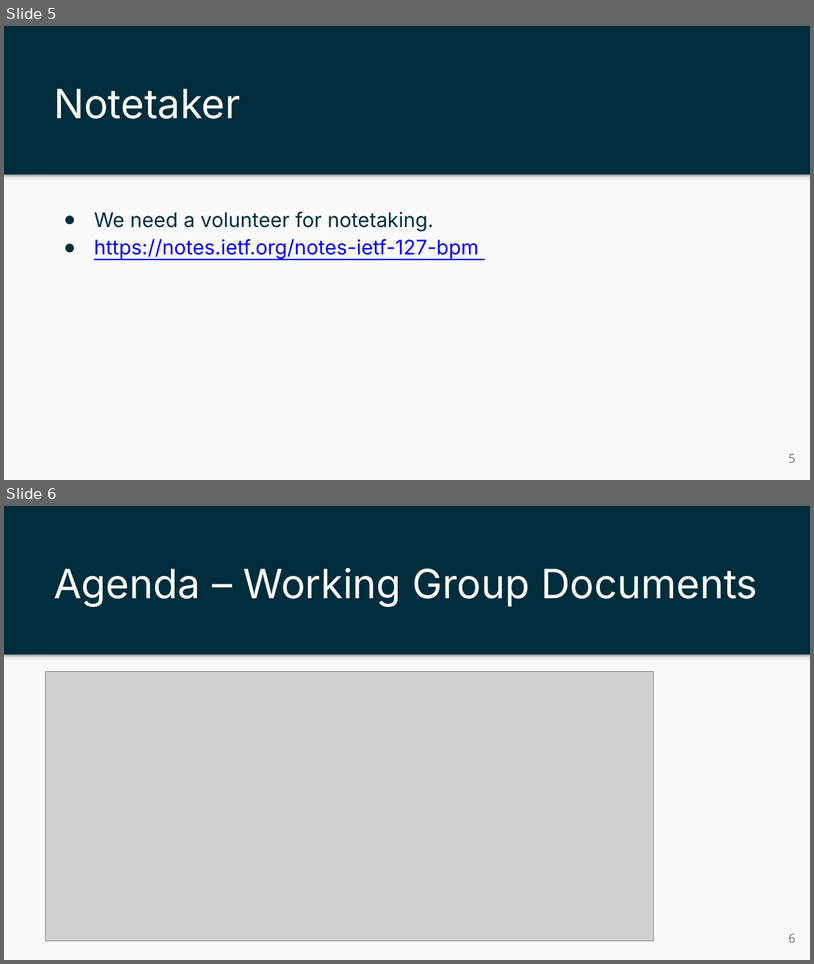
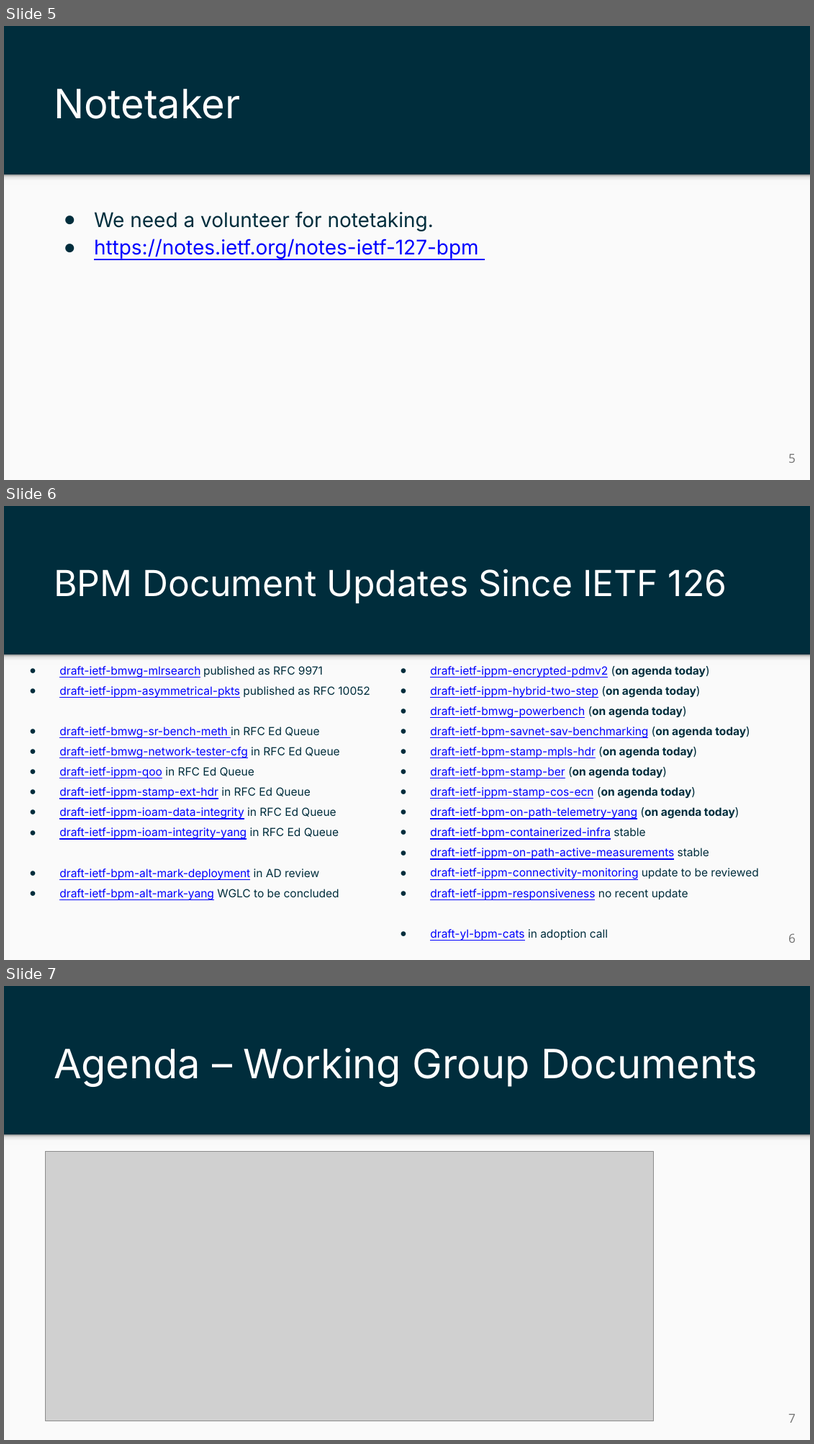
Before and after one commit to ietf-bpm-wg/meeting-materials, a slide deck: ietf127-SanFrancisco/slides/chair-slides-bpm1.pptx. Shown one above the other, each under a label of ours: slides 5 and 6 before the commit, slides 5, 6 and 7 after it. The pictures are 814x964 and 814x1444 pixels, drawn with LibreOffice and Linux fonts; fonts in the diff are those of the drawing; grey boxes stand for pictures. Boxes give left, top, right and bottom in pixels: in the first picture for what was removed or moved away, otherwise in the second. Text is boxed around its words. In the diff, an @@ line names an element or a change of style, - is before the commit and + after.

```diff
--- a/ietf127-SanFrancisco/slides/chair-slides-bpm1.pptx
+++ b/ietf127-SanFrancisco/slides/chair-slides-bpm1.pptx
@@ slide 6 added at <box>4,506,810,960</box>, background #002D3C; not listed: 2 template elements that a slide beside it also shows @@
@@ title added at <box>54,569,727,603</box>, 32 pt, text #FFFFFF @@
+BPM Document Updates Since IETF 126
@@ text added at <box>59,666,370,900</box>, 10 pt, text #0000FF, underline @@
+● draft-ietf-bmwg-mlrsearch published as RFC 9971
+● draft-ietf-ippm-asymmetrical-pkts published as RFC 10052
+● draft-ietf-bmwg-sr-bench-meth in RFC Ed Queue
+● draft-ietf-bmwg-network-tester-cfg in RFC Ed Queue
+● draft-ietf-ippm-qoo in RFC Ed Queue
+● draft-ietf-ippm-stamp-ext-hdr in RFC Ed Queue
+● draft-ietf-ippm-ioam-data-integrity in RFC Ed Queue
+● draft-ietf-ippm-ioam-integrity-yang in RFC Ed Queue
+● draft-ietf-bpm-alt-mark-deployment in AD review
+● draft-ietf-bpm-alt-mark-yang WGLC to be concluded
@@ text added at <box>430,666,759,940</box>, 10 pt, text #0000FF, underline @@
+● draft-ietf-ippm-encrypted-pdmv2 (on agenda today)
+● draft-ietf-ippm-hybrid-two-step (on agenda today)
+● draft-ietf-bmwg-powerbench (on agenda today)
+● draft-ietf-bpm-savnet-sav-benchmarking (on agenda today)
+● draft-ietf-bpm-stamp-mpls-hdr (on agenda today)
+● draft-ietf-bpm-stamp-ber (on agenda today)
+● draft-ietf-ippm-stamp-cos-ecn (on agenda today)
+● draft-ietf-bpm-on-path-telemetry-yang (on agenda today)
+● draft-ietf-bpm-containerized-infra stable
+● draft-ietf-ippm-on-path-active-measurements stable
+● draft-ietf-ippm-connectivity-monitoring update to be reviewed
+● draft-ietf-ippm-responsiveness no recent update
+● draft-yl-bpm-cats in adoption call
@@ page number added at <box>789,933,796,942</box>, 11 pt, text #737373 @@
+6
@@ what was slide 6 is now slide 7 @@
@@ page number at <box>789,1414,796,1422</box>: text changed @@
-6
+7
```
